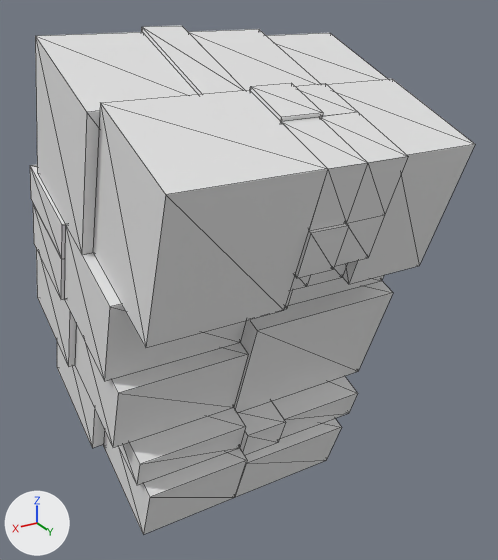
An edit to the OBJ model meshes/3d/simple/bean/bean_cage.obj, drawn before and after from the same camera.
Camera for both pictures: a 50 mm camera at (1.025, 1.835, 0.945) aimed at (-0.061, 0.025, 0.04). The lights are fixed; the arrows at lower left show +X, +Y and +Z. Mesh edges are drawn as thin lines. Where no turn or scale is listed for an object, it has been applied to the vertices.

Before the edit, the objects in view are built like this:
```python
me_bean_cage = bpy.data.meshes.new('bean_cage')
me_bean_cage.from_pydata(...)  # 249 vertices, 506 faces; spans x -0.51..0.51, y -0.64..0.57, z -0.77..0.83
ob_bean_cage = bpy.data.objects.new('bean_cage', me_bean_cage)
ob_bean_cage.location = (0.0, 0.0, 0.0)
```
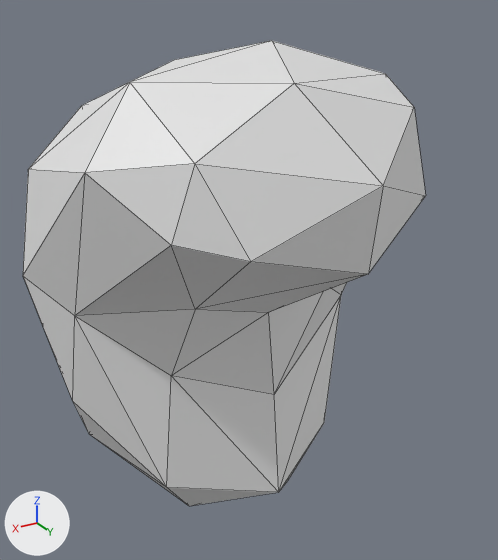
Changed parts and their boxes (x1, y1, x2, y2) in the pictures (498 x 560 px):
```json
{"object": "bean_cage", "change": "reshaped", "before": [30, 25, 475, 535], "after": [23, 41, 426, 506], "on screen": "9% narrower, 9% shorter"}
{"part": 1, "of": "me_bean_cage", "change": "rebuilt", "before": [30, 165, 393, 455], "after": [23, 41, 426, 506]}
{"part": 2, "of": "me_bean_cage", "change": "deleted", "before": [35, 25, 408, 347]}
{"part": 3, "of": "me_bean_cage", "change": "deleted", "before": [57, 342, 342, 535]}
{"part": 4, "of": "me_bean_cage", "change": "deleted", "before": [266, 33, 475, 284]}
{"part": 5, "of": "me_bean_cage", "change": "deleted", "before": [36, 249, 248, 448]}
```

Edits to the scene script, one JSON object a line:
```json
{"block": "me_bean_cage", "where": "# used by ob_bean_cage; location = (0.0, 0.0, 0.0)"}
{"op": "remove", "block": "me_bean_cage", "code": "me_bean_cage.from_pydata(...)  # 249 vertices, 506 faces; spans x -0.51..0.51, y -0.64..0.57, z -0.77..0.83"}
{"op": "add", "block": "me_bean_cage", "code": "me_bean_cage.from_pydata(...)  # 52 vertices, 100 faces; spans x -0.61..0.61, y -0.61..0.62, z -0.77..0.79"}
{"block": "me_bean_cage", "change": "me_bean_cage part 1: the loose piece of 104 vertices spanning x -0.51..0.51, y -0.59..0.26, z -0.55..0.42 is rebuilt with 52 vertices and now spans x -0.61..0.61, y -0.61..0.62, z -0.77..0.79"}
{"block": "me_bean_cage", "change": "me_bean_cage part 2: the loose piece of 81 vertices spanning x -0.2..0.5, y -0.34..0.57, z 0.11..0.83 is deleted"}
{"block": "me_bean_cage", "change": "me_bean_cage part 3: the loose piece of 35 vertices spanning x -0.39..0.44, y -0.64..0.19, z -0.77..-0.15 is deleted"}
{"block": "me_bean_cage", "change": "me_bean_cage part 4: the loose piece of 15 vertices spanning x -0.5..-0.19, y -0.32..0.54, z 0.13..0.79 is deleted"}
{"block": "me_bean_cage", "change": "me_bean_cage part 5: the loose piece of 14 vertices spanning x 0.04..0.5, y -0.57..0.19, z -0.38..0.13 is deleted"}
```
